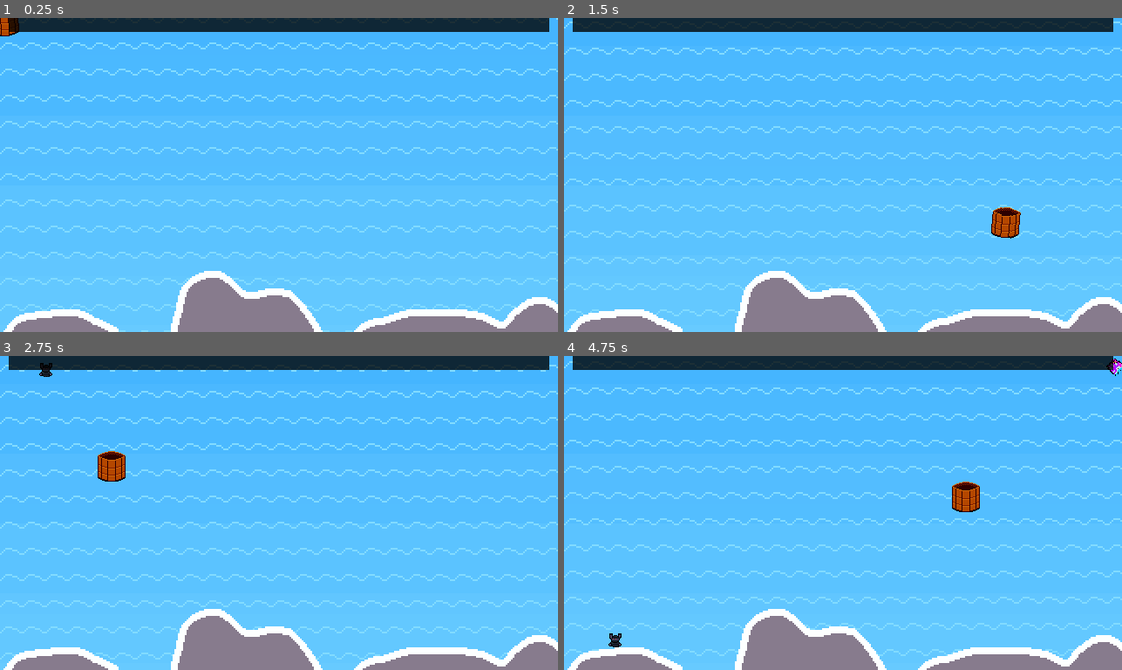
Above: before the commit, frames 1-4 (two rows, left to right).
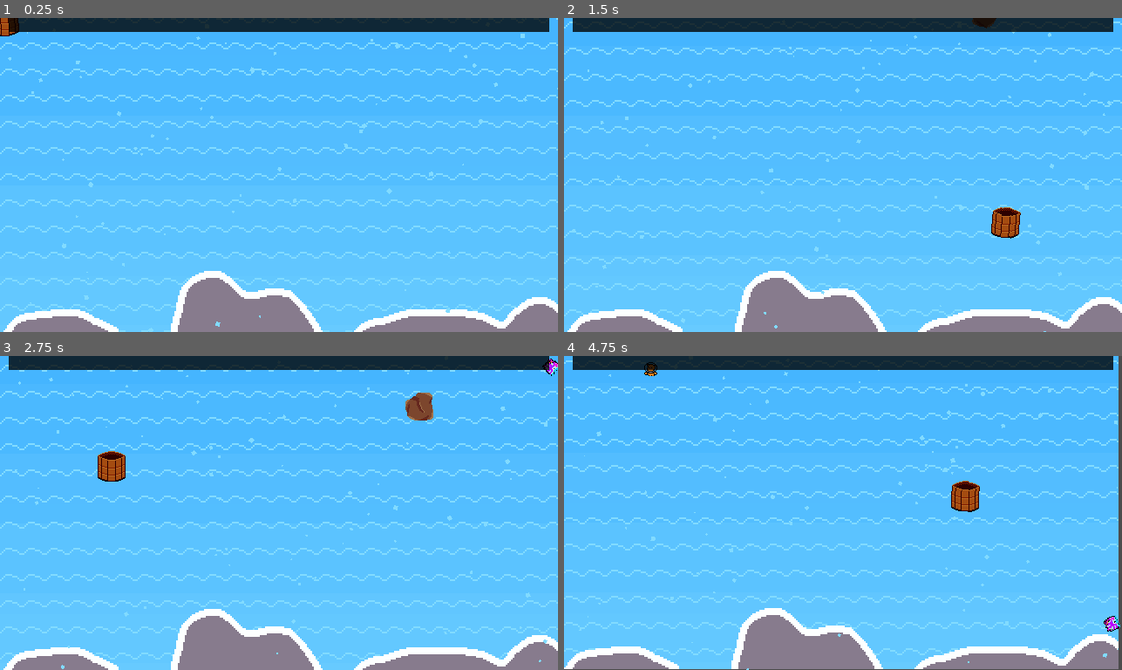
Above: after the commit, the same moments.

Repository: DissonantVoid/Project-Waterfall
Game: Godot game, scene res://scenes/game/main.tscn
Same seed, same stepped clock (60 frames per second), same inputs: the game is played once before the commit and once after it. This scene is started directly instead of the project's main scene.
Inputs (mouse positions are in pixels of both pictures, inside the frame that each line leads up to):
- Up to frame 1 (0.25 s): no input
- Up to frame 2 (1.5 s): move the mouse to (815, 237) at 0.52 s; move the mouse to (1010, 222) at 1.27 s
- Up to frame 3 (2.75 s): move the mouse to (111, 465) at 2.02 s
- Up to frame 4 (4.75 s): move the mouse to (870, 513) at 2.77 s; move the mouse to (759, 434) at 3.52 s; move the mouse to (965, 497) at 4.27 s

The runs differ from the first frame. In frame 1, 0.3% of the frame differs, in the area x 0-100%, y 1-100%; in frame 2, 0.4%; in frame 3, 0.9%; in frame 4, 11%, in the area x 0-100%, y 0-100%.

Commit message:
added hazards (birds and falling rocks) and camera shakes
some adjustements as well

Diff:
--- a/project.godot
+++ b/project.godot
@@ -9,13 +9,31 @@
 config_version=4
 
 _global_script_classes=[ {
+"base": "Node2D",
+"class": "Bucket",
+"language": "GDScript",
+"path": "res://scenes/objects/bucket.gd"
+}, {
 "base": "RigidBody2D",
 "class": "Character",
 "language": "GDScript",
 "path": "res://scenes/objects/character.gd"
+}, {
+"base": "Area2D",
+"class": "HazardBird",
+"language": "GDScript",
+"path": "res://scenes/objects/hazards/hazard_bird.gd"
+}, {
+"base": "KinematicBody2D",
+"class": "HazardFallingRock",
+"language": "GDScript",
+"path": "res://scenes/objects/hazards/hazard_falling_rock.gd"
 } ]
 _global_script_class_icons={
-"Character": ""
+"Bucket": "",
+"Character": "",
+"HazardBird": "",
+"HazardFallingRock": ""
 }
 
 [application]
--- a/resources/godot/shine_shader.tres
+++ b/resources/godot/shine_shader.tres
@@ -5,12 +5,14 @@
 render_mode unshaded;
 
 const vec3 mod_color = vec3(1);
+uniform float flash_speed = 10.0;
 
 void fragment()
 {
 	COLOR = texture(TEXTURE,UV);
-	COLOR.rgb = mix(mod_color,COLOR.rgb,abs(sin(TIME*10.)));
+	COLOR.rgb = mix(mod_color,COLOR.rgb,abs(sin(TIME*flash_speed)));
 }"
 
 [resource]
 shader = SubResource( 3 )
+shader_param/flash_speed = 2.0
--- a/scenes/game/credits.tscn
+++ b/scenes/game/credits.tscn
@@ -80,8 +80,8 @@
 anchor_right = 1.0
 anchor_bottom = 1.0
 margin_top = 181.0
-margin_right = 1280.0
-margin_bottom = 2863.0
+margin_right = 2240.0
+margin_bottom = 3403.0
 custom_fonts/normal_font = SubResource( 1 )
 bbcode_enabled = true
 bbcode_text = "[center]
--- a/scenes/game/main.gd
+++ b/scenes/game/main.gd
@@ -1,12 +1,16 @@
 extends Node2D
 
 onready var _background : TextureRect = $Background
+onready var _camera : Camera2D = $GameCamera
 onready var _spawn_timer : Timer = $Timers/SpawnTimer
 onready var _chars_container : Node2D = $Characters
 onready var _bucket : Node2D = $Bucket
 onready var _ui : CanvasLayer = $UI
-onready var _clouds : Node2D = $Clouds
 
+onready var _clouds : Node2D = $Distractions/Clouds
+onready var _hazards_maker : Node2D = $Distractions/HazardsMaker
+
+# TODO: maybe we should move this to another class, why is characters spawning this calss's responsibility?
 const _character_scene : PackedScene = preload("res://scenes/objects/character.tscn")
 
 var _view_width : int = ProjectSettings.get_setting("display/window/size/width") * 2
@@ -15,12 +19,13 @@
 var _current_progress : float = 0
 var _current_level : int = 0
 
+# TODO: we should have a spreadsheet file for ease of use, and read from it
 const _levels_rules : Array = [
-	{"time_between_spawn":2,  "points_per_catch":1, "points_per_miss":-0.5, "time_between_clouds":5.0},
-	{"time_between_spawn":1.4,"points_per_catch":1, "points_per_miss":-0.5, "time_between_clouds":4.4},
-	{"time_between_spawn":1,  "points_per_catch":1, "points_per_miss":-0.5, "time_between_clouds":4.0},
-	{"time_between_spawn":0.6,"points_per_catch":1, "points_per_miss":-0.2, "time_between_clouds":3.8},
-	{"time_between_spawn":0.2,"points_per_catch":1, "points_per_miss":-0.2, "time_between_clouds":3.0},
+	{"time_between_spawn":2,  "points_per_catch":1, "points_per_miss":-0.5, "time_between_clouds":5.0, "time_between_hazards":5.0, "hazard_hit_points":-1.0, "falling_rock_min_speed":40.0, "falling_rock_max_speed":80.0, "bird_min_speed":80.0, "bird_max_speed":150.0},
+	{"time_between_spawn":1.4,"points_per_catch":1, "points_per_miss":-0.5, "time_between_clouds":4.4, "time_between_hazards":5.0, "hazard_hit_points":-1.0, "falling_rock_min_speed":40.0, "falling_rock_max_speed":80.0, "bird_min_speed":40.0, "bird_max_speed":80.0},
+	{"time_between_spawn":1,  "points_per_catch":1, "points_per_miss":-0.5, "time_between_clouds":4.0, "time_between_hazards":5.0, "hazard_hit_points":-1.0, "falling_rock_min_speed":40.0, "falling_rock_max_speed":80.0, "bird_min_speed":40.0, "bird_max_speed":80.0},
+	{"time_between_spawn":0.6,"points_per_catch":1, "points_per_miss":-0.2, "time_between_clouds":3.8, "time_between_hazards":5.0, "hazard_hit_points":-1.0, "falling_rock_min_speed":40.0, "falling_rock_max_speed":80.0, "bird_min_speed":40.0, "bird_max_speed":80.0},
+	{"time_between_spawn":0.2,"points_per_catch":1, "points_per_miss":-0.2, "time_between_clouds":3.0, "time_between_hazards":5.0, "hazard_hit_points":-1.0, "falling_rock_min_speed":40.0, "falling_rock_max_speed":80.0, "bird_min_speed":40.0, "bird_max_speed":80.0},
 ]
 
 var _is_paused : bool = false
@@ -33,7 +38,8 @@
 	for child in get_children():
 		child.pause_mode = Node.PAUSE_MODE_STOP
 
-	_bucket.connect("character_saved",self,"_on_bucked_character_saved")
+	_bucket.connect("character_saved",self,"_on_bucket_character_saved")
+	_bucket.connect("hit_hazard",self,"_on_bucket_hit_hazard")
 	_ui.setup(_points_to_win)
 
 	_apply_rules()
@@ -56,19 +62,23 @@
 
 	_spawn_timer.start()
 
-func _on_bucked_character_saved():
+func _on_bucket_character_saved():
 	_increment_points(_levels_rules[_current_level]["points_per_catch"])
 
+func _on_bucket_hit_hazard():
+	_increment_points(_levels_rules[_current_level]["hazard_hit_points"])
+	_camera.shake(_camera.ShakeLevel.low)
+
 func _on_abyss_body_entered(body : Node):
-	body.queue_free()
-	_increment_points(_levels_rules[_current_level]["points_per_miss"])
+	if body is Character:
+		body.queue_free()
+		_increment_points(_levels_rules[_current_level]["points_per_miss"])
 
 func _on_next_background_timeout():
 	var new_y_pos : float = _background.texture.region.position.y + _background.texture.region.size.y
 	if new_y_pos >= _background.texture.atlas.get_height():
 		new_y_pos = 0
 	_background.texture.region.position.y = new_y_pos
-
 
 func _increment_points(value : float):
 	_current_progress = clamp(_current_progress + value, 0, _points_to_win)
@@ -99,5 +109,12 @@
 func _apply_rules():
 	var curr_level_data : Dictionary = _levels_rules[_current_level]
 	_spawn_timer.wait_time = curr_level_data["time_between_spawn"]
-	_clouds.set_time_between_clouds(curr_level_data["time_between_clouds"])
+	_clouds.update_rules(curr_level_data["time_between_clouds"])
+	_hazards_maker.update_rules(
+		curr_level_data["time_between_hazards"],
+		curr_level_data["falling_rock_min_speed"],
+		curr_level_data["falling_rock_max_speed"],
+		curr_level_data["bird_min_speed"],
+		curr_level_data["bird_max_speed"]
+	)
 	#...
--- a/scenes/game/main.tscn
+++ b/scenes/game/main.tscn
@@ -6,8 +6,10 @@
 [ext_resource path="res://resources/textures/background.png" type="Texture" id=4]
 [ext_resource path="res://resources/textures/bucketBack.png" type="Texture" id=5]
 [ext_resource path="res://resources/fonts/m5x7.ttf" type="DynamicFontData" id=6]
-[ext_resource path="res://scenes/objects/ui.gd" type="Script" id=7]
+[ext_resource path="res://scenes/objects/ui/ui.gd" type="Script" id=7]
 [ext_resource path="res://scenes/objects/clouds.gd" type="Script" id=8]
+[ext_resource path="res://scenes/objects/hazards_maker.gd" type="Script" id=9]
+[ext_resource path="res://scenes/objects/game_camera.gd" type="Script" id=10]
 
 [sub_resource type="StyleBoxFlat" id=8]
 bg_color = Color( 0.0980392, 0.568627, 0, 1 )
@@ -25,8 +27,25 @@
 atlas = ExtResource( 4 )
 region = Rect2( 0, 0, 320, 180 )
 
+[sub_resource type="ParticlesMaterial" id=13]
+emission_shape = 2
+emission_box_extents = Vector3( 320, 1, 1 )
+flag_disable_z = true
+spread = 180.0
+gravity = Vector3( 0, 69, 0 )
+orbit_velocity = 0.0
+orbit_velocity_random = 0.0
+angle = 368.1
+angle_random = 1.0
+scale = 5.0
+scale_random = 1.0
+color = Color( 0.509804, 0.862745, 1, 1 )
+
 [sub_resource type="RectangleShape2D" id=1]
-extents = Vector2( 15, 12.5625 )
+extents = Vector2( 15, 13.0625 )
+
+[sub_resource type="CircleShape2D" id=12]
+radius = 21.095
 
 [sub_resource type="RectangleShape2D" id=2]
 extents = Vector2( 44, 220 )
@@ -88,10 +107,23 @@
 texture = SubResource( 11 )
 expand = true
 
-[node name="Camera2D" type="Camera2D" parent="."]
-anchor_mode = 0
+[node name="GameCamera" type="Camera2D" parent="."]
+position = Vector2( 320, 180 )
+rotating = true
 current = true
 zoom = Vector2( 2, 2 )
+script = ExtResource( 10 )
+
+[node name="ShakeTimer" type="Timer" parent="GameCamera"]
+wait_time = 0.08
+one_shot = true
+
+[node name="WaterParticles" type="Particles2D" parent="."]
+position = Vector2( 320, -48 )
+amount = 120
+lifetime = 4.0
+preprocess = 4.0
+process_material = SubResource( 13 )
 
 [node name="Bucket" type="Node2D" parent="."]
 position = Vector2( 320, 180 )
@@ -103,12 +135,12 @@
 [node name="Front" type="Sprite" parent="Bucket"]
 texture = ExtResource( 1 )
 
-[node name="Area2D" type="Area2D" parent="Bucket"]
+[node name="InsideArea" type="Area2D" parent="Bucket"]
 position = Vector2( 0, 2 )
 monitorable = false
 
-[node name="CollisionShape2D" type="CollisionShape2D" parent="Bucket/Area2D"]
-position = Vector2( 0, 0.4375 )
+[node name="CollisionShape2D" type="CollisionShape2D" parent="Bucket/InsideArea"]
+position = Vector2( 0, 0.9375 )
 shape = SubResource( 1 )
 
 [node name="InternalWalls" type="KinematicBody2D" parent="Bucket"]
@@ -123,16 +155,31 @@
 collision_mask = 4
 
 [node name="CollisionPolygon2D" type="CollisionPolygon2D" parent="Bucket/ExternalWalls"]
-polygon = PoolVector2Array( -25, -17, -25, 23, 25, 23, 25, -17, 16, -17, 14, -17, 14, -14, 16, -14, 16, 15, -16, 15, -16, -14, -14, -14, -14, -17, -16, -17 )
+polygon = PoolVector2Array( -28, -17, -28, 25, 28, 25, 28, -17, 16, -17, 14, -17, 14, -14, 16, -14, 16, 15, -16, 15, -16, -14, -14, -14, -14, -17, -16, -17 )
+
+[node name="DetectionArea" type="Area2D" parent="Bucket"]
+
+[node name="CollisionShape2D" type="CollisionShape2D" parent="Bucket/DetectionArea"]
+shape = SubResource( 12 )
 
 [node name="Characters" type="Node2D" parent="."]
 
-[node name="Clouds" type="Node2D" parent="."]
+[node name="Distractions" type="Node2D" parent="."]
+
+[node name="HazardsMaker" type="Node2D" parent="Distractions"]
+script = ExtResource( 9 )
+
+[node name="HazardsContainer" type="Node2D" parent="Distractions/HazardsMaker"]
+
+[node name="SpawnTimer" type="Timer" parent="Distractions/HazardsMaker"]
+one_shot = true
+
+[node name="Clouds" type="Node2D" parent="Distractions"]
 script = ExtResource( 8 )
 
-[node name="SpritesContainer" type="Node2D" parent="Clouds"]
-
-[node name="SpawnTimer" type="Timer" parent="Clouds"]
+[node name="SpritesContainer" type="Node2D" parent="Distractions/Clouds"]
+
+[node name="SpawnTimer" type="Timer" parent="Distractions/Clouds"]
 one_shot = true
 
 [node name="Walls" type="Node2D" parent="."]
@@ -171,9 +218,13 @@
 wait_time = 0.07
 autostart = true
 
-[connection signal="body_entered" from="Bucket/Area2D" to="Bucket" method="_on_body_entered"]
-[connection signal="body_exited" from="Bucket/Area2D" to="Bucket" method="_on_body_exited"]
-[connection signal="timeout" from="Clouds/SpawnTimer" to="Clouds" method="_on_spawn_timer_timeout"]
+[connection signal="timeout" from="GameCamera/ShakeTimer" to="GameCamera" method="_on_shake_timeout"]
+[connection signal="body_entered" from="Bucket/InsideArea" to="Bucket" method="_on_body_entered_inside_area"]
+[connection signal="body_exited" from="Bucket/InsideArea" to="Bucket" method="_on_body_exited_inside_area"]
+[connection signal="area_entered" from="Bucket/DetectionArea" to="Bucket" method="_on_detection_body_or_area_entered"]
+[connection signal="body_entered" from="Bucket/DetectionArea" to="Bucket" method="_on_detection_body_or_area_entered"]
+[connection signal="timeout" from="Distractions/HazardsMaker/SpawnTimer" to="Distractions/HazardsMaker" method="_on_spawn_timer_timeout"]
+[connection signal="timeout" from="Distractions/Clouds/SpawnTimer" to="Distractions/Clouds" method="_on_spawn_timer_timeout"]
 [connection signal="body_entered" from="Abyss" to="." method="_on_abyss_body_entered"]
 [connection signal="timeout" from="Timers/SpawnTimer" to="." method="_on_spawn_timeout"]
 [connection signal="timeout" from="Timers/NextBackground" to="." method="_on_next_background_timeout"]
--- a/scenes/game/menu.tscn
+++ b/scenes/game/menu.tscn
@@ -1,7 +1,7 @@
 [gd_scene load_steps=4 format=2]
 
 [ext_resource path="res://scenes/game/menu.gd" type="Script" id=1]
-[ext_resource path="res://scenes/objects/button.tscn" type="PackedScene" id=2]
+[ext_resource path="res://scenes/objects/ui/button.tscn" type="PackedScene" id=2]
 [ext_resource path="res://resources/textures/logo.png" type="Texture" id=3]
 
 [node name="Menu" type="MarginContainer"]
--- a/scenes/objects/Bucket.gd
+++ b/scenes/objects/Bucket.gd
@@ -1,6 +1,8 @@
+class_name Bucket
 extends Node2D
 
 signal character_saved
+signal hit_hazard
 
 onready var _front_sprite : Sprite = $Front
 
@@ -35,14 +37,14 @@
 
 	_prev_position = global_position
 
-func _on_body_entered(body : Node):
+func _on_body_entered_inside_area(body : Node):
 	if body is Character:
 		_characters_in_bucket.append({"character":body, "time_left":_hold_time})
 		body.bucket_interacted(true)
 
 		_update_front_spr_visibility()
 
-func _on_body_exited(body : Node):
+func _on_body_exited_inside_area(body : Node):
 	if body is Character:
 		for entry in _characters_in_bucket:
 			if entry["character"] == body:
@@ -52,6 +54,11 @@
 				_update_front_spr_visibility()
 				break
 
+func _on_detection_body_or_area_entered(object):
+	if object is HazardFallingRock || object is HazardBird:
+		object.queue_free()
+		emit_signal("hit_hazard")
+
 func _update_front_spr_visibility():
 	var color : Color = Color.white if _characters_in_bucket.empty() else Color.transparent
 
--- a/scenes/objects/Clouds.gd
+++ b/scenes/objects/Clouds.gd
@@ -24,8 +24,8 @@
 	_cloud_sprite_count = _texture.get_width() / _half_cloud_size.x*2
 	_spawn_timer.start()
 
-func set_time_between_clouds(time : float):
-	_spawn_timer.wait_time = time
+func update_rules(time_between_clouds : float):
+	_spawn_timer.wait_time = time_between_clouds
 
 func _on_spawn_timer_timeout():
 	_spawn_cloud()
--- a/scenes/objects/character.gd
+++ b/scenes/objects/character.gd
@@ -7,7 +7,7 @@
 const _collision_layers_out_of_bucket : int = 0b11
 const _collision_layers_in_bucket : int = 0b101
 const _max_speed_normal : float = 222.0
-const _max_speed_in_bucket : float = 500.0
+const _max_speed_in_bucket : float = 1500.0
 var _max_speed : float = _max_speed_normal
 
 const _char_count : int = 15 # how many characters are in the sprite sheet
--- /dev/null
+++ b/scenes/objects/game_camera.gd
@@ -0,0 +1,49 @@
+extends Camera2D
+
+enum ShakeLevel {low, med, high}
+
+onready var _shake_timer : Timer = $ShakeTimer
+
+const _shake_data : Dictionary = {
+	ShakeLevel.low: {"offsets_count":5, "shake_strength":15},
+	ShakeLevel.med: {"offsets_count":8, "shake_strength":30},
+	ShakeLevel.high: {"offsets_count":10, "shake_strength":80}
+}
+var _noise : OpenSimplexNoise = OpenSimplexNoise.new()
+var _curr_shake_level : int
+var _curr_noise_input : float = 0
+var _offsets_left : int
+var _is_shaking : bool = false
+
+
+func _ready():
+	_noise.seed = Utility.rng.randi()
+	_noise.octaves = 4
+	_noise.period = 20.0
+	_noise.persistence = 0.8
+
+func shake(level : int):
+	if _is_shaking:
+		_stop_shaking()
+
+	_is_shaking = true
+	_curr_shake_level = level
+	_offsets_left = _shake_data[_curr_shake_level]["offsets_count"]
+
+	_shake_timer.start()
+
+func _on_shake_timeout():
+	var strength : float = _shake_data[_curr_shake_level]["shake_strength"]
+	offset.x = _noise.get_noise_1d(_curr_noise_input) * strength
+	offset.y = _noise.get_noise_1d(_curr_noise_input + 1000) * strength
+	_curr_noise_input += 1.0
+
+	_offsets_left -= 1
+	if _offsets_left == 0:
+		_stop_shaking()
+	else:
+		_shake_timer.start()
+
+func _stop_shaking():
+	offset = Vector2.ZERO
+	_is_shaking = false
--- /dev/null
+++ b/scenes/objects/hazards/hazard_bird.gd
@@ -0,0 +1,44 @@
+class_name HazardBird
+extends Area2D
+
+onready var _sprite : Sprite = $Sprite
+onready var _warning_sprite : Sprite = $Warning
+onready var _collider : CollisionShape2D = $CollisionShape2D
+
+var _speed : float
+var _direction : Vector2
+var _x_edges : Vector2
+var _is_moving : bool = false
+
+func setup(view_size : Vector2, min_speed : float, max_speed : float):
+	var view_25_percent : Vector2 = Vector2(lerp(0, view_size.x, 0.25), lerp(0, view_size.y, 0.25))
+	global_position.y = Utility.rng.randi_range(0, view_size.y - view_25_percent.y)
+	if Utility.rng.randi_range(0,1) == 0:
+		_direction = Vector2.LEFT
+		global_position.x = view_size.x
+	else:
+		_direction = Vector2.RIGHT
+		global_position.x = 0
+		_sprite.flip_h = true
+
+	_speed = Utility.rng.randf_range(min_speed, max_speed)
+	_x_edges = Vector2(0, view_size.x)
+
+	# warn before showing the bird
+	# TODO: feels hacky, maybe hazard_maker should do this for rocks and birds
+	_sprite.hide()
+	_warning_sprite.show()
+	_warning_sprite.global_position.x = clamp(_warning_sprite.global_position.x, 32, view_size.x-32)
+	_collider.disabled = true
+	yield(get_tree().create_timer(2), "timeout")
+
+	_sprite.show()
+	_warning_sprite.hide()
+	_collider.disabled = false
+	_is_moving = true
+
+func _process(delta):
+	if _is_moving:
+		global_position += _direction * _speed * delta
+		if global_position.x < _x_edges[0] || global_position.x > _x_edges[1]:
+			queue_free()
--- /dev/null
+++ b/scenes/objects/hazards/hazard_bird.tscn
@@ -0,0 +1,23 @@
+[gd_scene load_steps=6 format=2]
+
+[ext_resource path="res://resources/textures/bird.png" type="Texture" id=1]
+[ext_resource path="res://scenes/objects/hazards/hazard_bird.gd" type="Script" id=2]
+[ext_resource path="res://resources/textures/warning_sign.png" type="Texture" id=3]
+[ext_resource path="res://resources/godot/shine_shader.tres" type="Material" id=4]
+
+[sub_resource type="CircleShape2D" id=1]
+radius = 16.0312
+
+[node name="HazardBird" type="Area2D"]
+script = ExtResource( 2 )
+
+[node name="Sprite" type="Sprite" parent="."]
+texture = ExtResource( 1 )
+
+[node name="CollisionShape2D" type="CollisionShape2D" parent="."]
+shape = SubResource( 1 )
+
+[node name="Warning" type="Sprite" parent="."]
+visible = false
+material = ExtResource( 4 )
+texture = ExtResource( 3 )
--- /dev/null
+++ b/scenes/objects/hazards/hazard_falling_rock.gd
@@ -0,0 +1,23 @@
+class_name HazardFallingRock
+extends KinematicBody2D
+
+onready var _sprite : Sprite = $Sprite
+
+var _fall_speed : float
+var _bottom_y : float
+
+
+func setup(view_size : Vector2, min_speed : float, max_speed : float):
+	global_position = Vector2(
+		Utility.rng.randi_range(0, view_size.x),
+		-_sprite.texture.get_height()
+	)
+	_bottom_y = view_size.y
+	_fall_speed = Utility.rng.randf_range(min_speed, max_speed)
+
+func _process(delta):
+	rotation_degrees += _fall_speed * delta
+	move_and_collide(Vector2(0, _fall_speed) * delta)
+
+	if position.y > _bottom_y:
+		queue_free()
--- /dev/null
+++ b/scenes/objects/hazards/hazard_falling_rock.tscn
@@ -0,0 +1,16 @@
+[gd_scene load_steps=4 format=2]
+
+[ext_resource path="res://resources/textures/falling_rock.png" type="Texture" id=1]
+[ext_resource path="res://scenes/objects/hazards/hazard_falling_rock.gd" type="Script" id=2]
+
+[sub_resource type="CircleShape2D" id=1]
+radius = 16.0312
+
+[node name="HazardFallingRock" type="KinematicBody2D"]
+script = ExtResource( 2 )
+
+[node name="Sprite" type="Sprite" parent="."]
+texture = ExtResource( 1 )
+
+[node name="CollisionShape2D" type="CollisionShape2D" parent="."]
+shape = SubResource( 1 )
--- /dev/null
+++ b/scenes/objects/hazards_maker.gd
@@ -0,0 +1,48 @@
+extends Node2D
+
+onready var _spawn_timer : Timer = $SpawnTimer
+onready var _hazards_container : Node2D = $HazardsContainer
+
+const _hazards : Dictionary = {
+	"falling_rock": preload("res://scenes/objects/hazards/hazard_falling_rock.tscn"),
+	"bird": preload("res://scenes/objects/hazards/hazard_bird.tscn")
+}
+var _falling_rock_min_speed : float
+var _falling_rock_max_speed : float
+var _bird_min_speed : float
+var _bird_max_speed : float
+
+func _ready():
+	_spawn_timer.start()
+
+func update_rules(time_between_spawn : float, min_rock_speed : float,
+				max_rock_speed : float, min_bird_speed : float, max_bird_speed : float):
+	_spawn_timer.wait_time = time_between_spawn
+	_falling_rock_min_speed = min_rock_speed
+	_falling_rock_max_speed = max_rock_speed
+	_bird_min_speed = min_bird_speed
+	_bird_max_speed = max_bird_speed
+
+func _on_spawn_timer_timeout():
+	_spawn_hazard()
+	_spawn_timer.start()
+
+func _spawn_hazard():
+	var rnd_key : String = _hazards.keys()[Utility.rng.randi_range(0, _hazards.keys().size()-1)]
+	var instance = _hazards[rnd_key].instance()
+	_hazards_container.add_child(instance)
+
+	# type dependent setup
+	match rnd_key:
+		"falling_rock":
+			instance.setup(Vector2(
+				ProjectSettings.get_setting("display/window/size/width"), ProjectSettings.get_setting("display/window/size/height")) * 2,
+				_falling_rock_min_speed,
+				_falling_rock_max_speed
+			)
+		"bird":
+			instance.setup(Vector2(
+				ProjectSettings.get_setting("display/window/size/width"), ProjectSettings.get_setting("display/window/size/height")) * 2,
+				_bird_min_speed,
+				_bird_max_speed
+			)
--- a/scenes/objects/button.gd
+++ b/scenes/objects/ui/button.gd
@@ -9,7 +9,7 @@
 const _hover_font_color : Color = Color("65fec1")
 
 
-func _set_text(value):
+func _set_text(value : String):
 	if is_inside_tree() == false:
 		yield(self, "ready")
 
--- a/scenes/objects/button.tscn
+++ b/scenes/objects/ui/button.tscn
@@ -1,24 +1,24 @@
 [gd_scene load_steps=8 format=2]
 
-[ext_resource path="res://scenes/objects/button.gd" type="Script" id=1]
-[ext_resource path="res://resources/textures/buttons.png" type="Texture" id=2]
-[ext_resource path="res://resources/fonts/m5x7.ttf" type="DynamicFontData" id=3]
+[ext_resource path="res://resources/fonts/m5x7.ttf" type="DynamicFontData" id=1]
+[ext_resource path="res://scenes/objects/ui/button.gd" type="Script" id=2]
+[ext_resource path="res://resources/textures/buttons.png" type="Texture" id=3]
 
 [sub_resource type="AtlasTexture" id=1]
-atlas = ExtResource( 2 )
+atlas = ExtResource( 3 )
 region = Rect2( 0, 0, 64, 32 )
 
 [sub_resource type="AtlasTexture" id=2]
-atlas = ExtResource( 2 )
+atlas = ExtResource( 3 )
 region = Rect2( 192, 0, 64, 32 )
 
 [sub_resource type="AtlasTexture" id=3]
-atlas = ExtResource( 2 )
+atlas = ExtResource( 3 )
 region = Rect2( 128, 0, 64, 32 )
 
 [sub_resource type="DynamicFont" id=4]
 size = 18
-font_data = ExtResource( 3 )
+font_data = ExtResource( 1 )
 
 [node name="Button" type="TextureButton"]
 margin_right = 64.0
@@ -27,7 +27,7 @@
 texture_normal = SubResource( 1 )
 texture_pressed = SubResource( 2 )
 texture_hover = SubResource( 3 )
-script = ExtResource( 1 )
+script = ExtResource( 2 )
 
 [node name="Label" type="Label" parent="."]
 anchor_right = 1.0
--- /dev/null
+++ b/scenes/objects/ui/progress_bar.gd
@@ -0,0 +1,23 @@
+extends Range
+
+# built in progress bar doesn't support tiling :(
+# more manual work for me
+
+# TODO: THIS IS UNFINISHED
+
+export(Texture) var _off_texture : Texture
+export(Texture) var _on_texture : Texture
+export(int) var _tile_size : int setget _set_tile_size
+
+
+func _set_tile_size(value : int):
+	if value < 0: return
+
+	_tile_size = value
+
+func _ready():
+	pass
+
+func _draw():
+	#draw_texture_rect(_off_texture,
+	pass
--- /dev/null
+++ b/scenes/objects/ui/progress_bar.tscn
@@ -0,0 +1,8 @@
+[gd_scene load_steps=2 format=2]
+
+[ext_resource path="res://scenes/objects/ui/progress_bar.gd" type="Script" id=1]
+
+[node name="ProgressBar" type="Control"]
+anchor_right = 1.0
+anchor_bottom = 1.0
+script = ExtResource( 1 )
Not shown, changed: plan/TODO.txt
Binary file added: resources/textures/bird.png
Not shown, added: resources/textures/bird.png.import
Binary file changed: resources/textures/bucketBack.png
Binary file changed: resources/textures/bucketFront.png
Binary file added: resources/textures/falling_rock.png
Not shown, added: resources/textures/falling_rock.png.import
Binary file added: resources/textures/progress_bar.png
Not shown, added: resources/textures/progress_bar.png.import
Binary file added: resources/textures/warning_sign.png
Not shown, added: resources/textures/warning_sign.png.import
Not shown: 1 places in scenes/game/main.tscn that only renumber resources
(and 1 more such lines)
